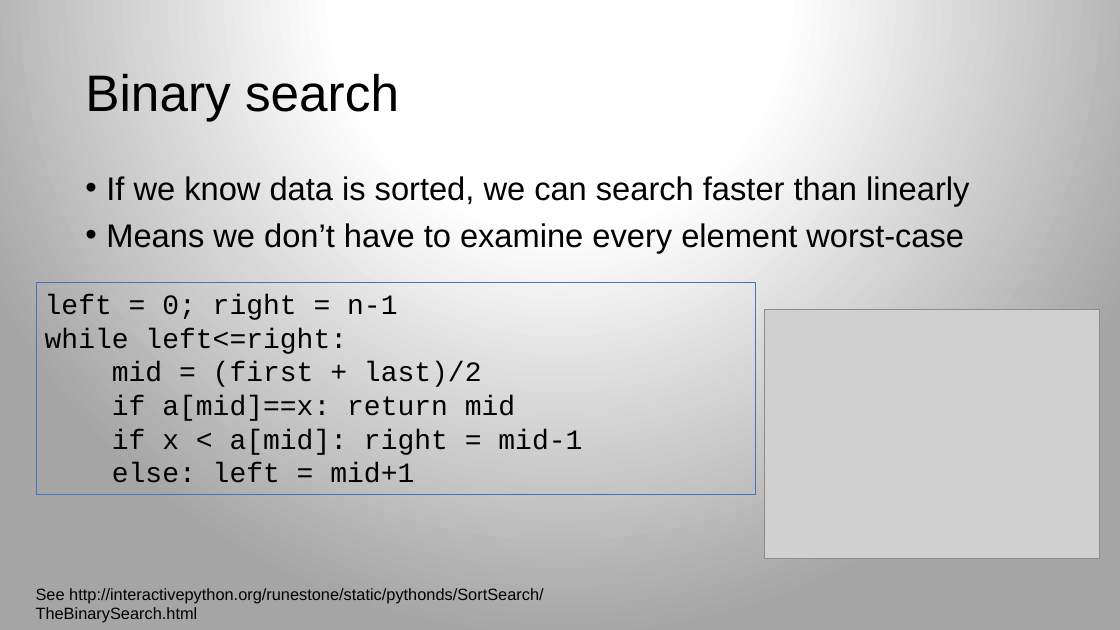
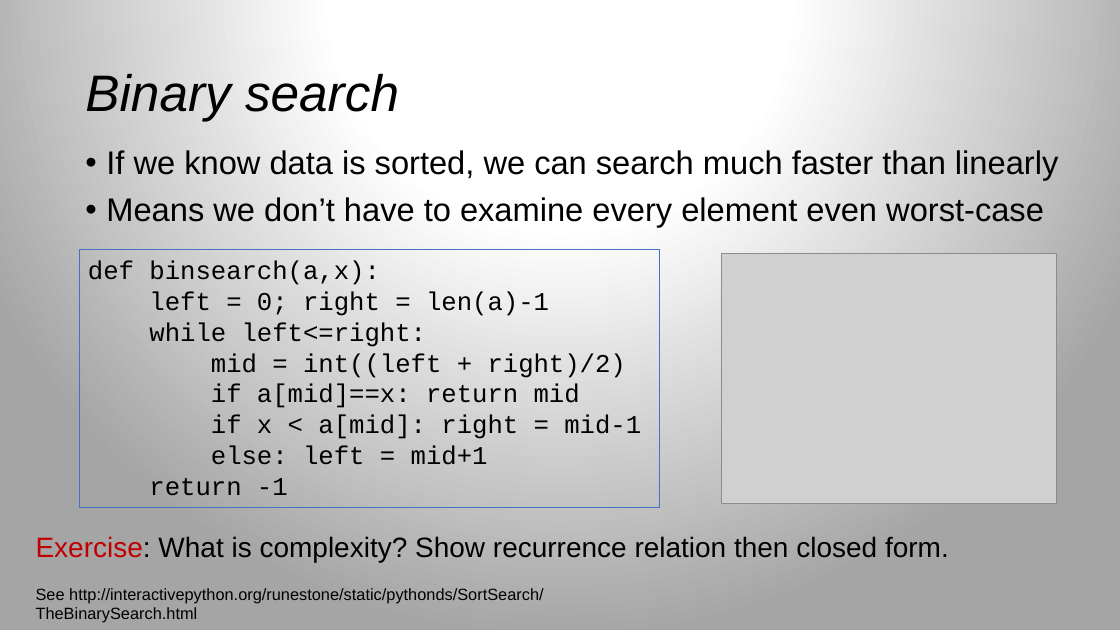
Before and after one commit to parrt/msds689, a slide deck: slide 4 of notes/searching.pptx (slide 3 before the commit). Drawn at 1120x630 pixels with LibreOffice and Linux fonts; fonts in the diff are those of the drawing; grey boxes stand for pictures; background and template pictures are left out. Boxes give left, top, right and bottom in pixels: in the first picture for what was removed or moved away, otherwise in the second. Text is boxed around its words. In the diff, an @@ line names an element or a change of style, - is before the commit and + after.

```diff
--- a/notes/searching.pptx
+++ b/notes/searching.pptx
@@ title "Binary search" at (x1=85, y1=74, x2=399, y2=121): italic on @@
@@ text at (x1=106, y1=150, x2=1058, y2=227): text changed @@
-• If we know data is sorted, we can search faster than linearly
-• Means we don’t have to examine every element worst-case
+• If we know data is sorted, we can search much faster than linearly
+• Means we don’t have to examine every element even worst-case
@@ rectangle "def binsearch(a,x):" resized from (x1=36, y1=282, x2=755, y2=494) to (x1=80, y1=250, x2=660, y2=507) @@
@@ text in rectangle at (x1=88, y1=260, x2=549, y2=316): text changed; size 24 to 22 pt @@
-left = 0; right = n-1
+def binsearch(a,x):
+left = 0; right = len(a)-1
@@ picture moved from (x1=765, y1=309, x2=1100, y2=559) to (x1=721, y1=254, x2=1056, y2=503) @@
@@ text in rectangle at (x1=149, y1=322, x2=641, y2=465): size 24 to 22 pt in "while left<=right:", "if a[mid]==x: return mid", "if x < a[mid]: right = mid-1", "else: left = mid+1" @@
@@ text in rectangle at (x1=211, y1=353, x2=626, y2=378): text changed; size 24 to 22 pt @@
-mid = (first + last)/2
+mid = int((left + right)/2)
@@ text in rectangle at (x1=149, y1=478, x2=288, y2=495): paragraph added @@
+return -1
@@ text added at (x1=36, y1=536, x2=949, y2=562), 24 pt, text #000000 @@
+Exercise: What is complexity? Show recurrence relation then closed form.
```
Also in this commit, not shown: 1 other slide changed, 3 slides added, 3 slides removed.
